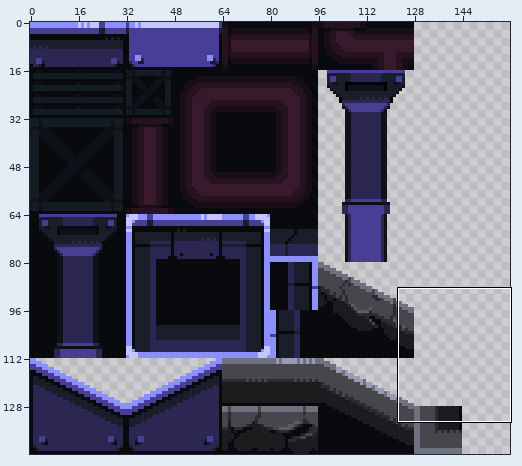
One commit to this sprite sheet: Assets/Arts/Tiles/Sidescroller Shooter - Central City/Assets/Tiles.png. Above: a wide view before the commit, with the close-up outlined.
Close-up. The starting point:
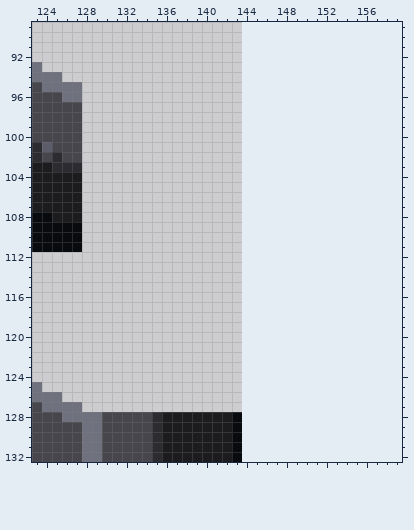
The file is 144x144 pixels. Shown: x 123..159, y 89..132. The old version is drawn lined up with the new one, on the new canvas.
Now the later version:
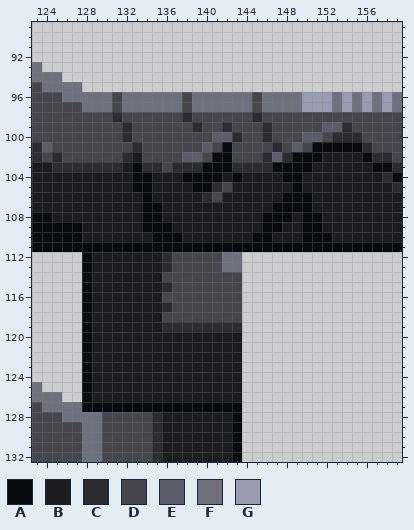
Palette (. is transparent): A #080a0d  B #1c1c1f  C #2b2b30  D #46464c  E #5c5c6a  F #70717f  G #999bb2
The exact change:
canvas 144x144 -> 160x144
There is now colour A in row 101 at x 142 and 151 to 155; in row 102 at x 141 to 142, 149 to 151 and 156; in row 103 at x 133, 140 to 142, 147 to 150 and 157 to 158; in row 104 at x 133 to 134, 138 to 141, 143, 148 to 149 and 159; in row 105 at x 133 to 134, 139 to 140 and 149; in row 106 at x 134 and 148 to 150.
There is now colour A in row 107 at x 134 to 135 and 147 to 150; in row 108 at x 134 to 135, 146 to 148 and 150 to 151; in row 109 at x 134 to 136, 146 to 147 and 150 to 151; in row 110 at x 135 to 137, 145 to 146 and 150 to 152; in row 111 at x 128 to 159; in rows 112 to 126 at x 128.
There is now colour A in row 127 at x 128 to 143.
There is now colour B in row 102 at x 133 and 152 to 155; in row 103 at x 132 and 151 to 156; in row 104 at x 128 to 132, 135 to 137, 142, 144 to 147 and 150 to 157; in row 105 at x 128 to 132, 135 to 138, 143 to 148 and 150 to 158; in row 106 at x 128 to 133, 135 to 139, 142 to 147 and 151 to 159; in row 107 at x 128 to 133, 136 to 146 and 151 to 159.
There is now colour B in row 108 at x 128 to 133, 136 to 145, 149 and 152 to 159; in row 109 at x 128 to 133, 137 to 145, 148 to 149 and 152 to 159; in row 110 at x 128 to 134, 138 to 144, 147 to 149 and 153 to 159; in rows 112 to 119 at x 129 to 135; in rows 120 to 126 at x 129 to 143.
There is now colour C in row 98 at x 131, 138 and 145; in row 99 at x 132, 139, 142, 146 and 154; in row 100 at x 132, 143, 146 and 153 to 155; in row 101 at x 133, 147 and 156; in row 102 at x 132, 146, 148 and 157 to 158; in row 103 at x 128 to 131, 134 to 135, 137 to 139, 143 to 146 and 159.
There is now colour C in row 104 at x 158; in row 105 at x 141 and 159; in row 106 at x 140; in rows 112 to 113 at x 136; in row 115 at x 136; in row 117 at x 136.
There is now colour C in row 119 at x 136 to 143.
There is now colour D in rows 96 to 97 at x 131, 138 and 145; in row 98 at x 128 to 130, 132 to 137, 139 to 144 and 146 to 159; in row 99 at x 128 to 131, 133 to 138, 140 to 141, 143 to 145, 147 to 151 and 155 to 159; in row 100 at x 128 to 131, 133 to 140, 144 to 145, 147 to 149, 152 and 156 to 159; in row 101 at x 128 to 132, 134 to 139, 141, 143 to 146, 148, 150 and 157 to 159; in row 102 at x 128 to 131, 134 to 137, 140, 143 to 145 and 159.
There is now colour D in row 103 at x 136; in row 105 at x 142; in row 106 at x 141; in rows 112 to 113 at x 137 to 141; in row 114 at x 136 to 143; in row 115 at x 137 to 143.
There is now colour D in row 116 at x 136 to 143; in row 117 at x 137 to 143; in row 118 at x 136 to 143.
There is now colour E in row 99 at x 152 to 153; in row 100 at x 141 to 142 and 150 to 151; in row 101 at x 140 and 149; in row 102 at x 138 to 139 and 147.
There is now colour F in rows 96 to 97 at x 128 to 130, 132 to 137, 139 to 144, 146 to 149, 153, 155, 157 and 159; in rows 112 to 113 at x 142 to 143.
There is now colour G in rows 96 to 97 at x 150 to 152, 154, 156 and 158.
Pixel boxes of the changes (left, top, right, bottom) in both close-ups:
added: (82, 92, 402, 412)
